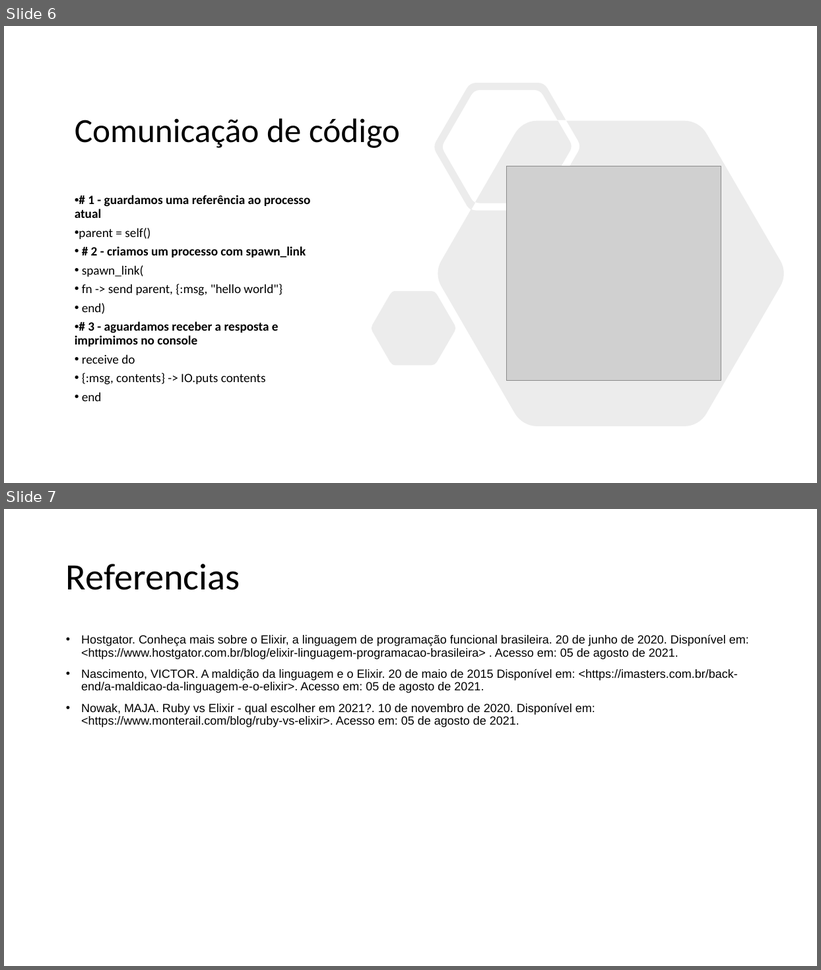
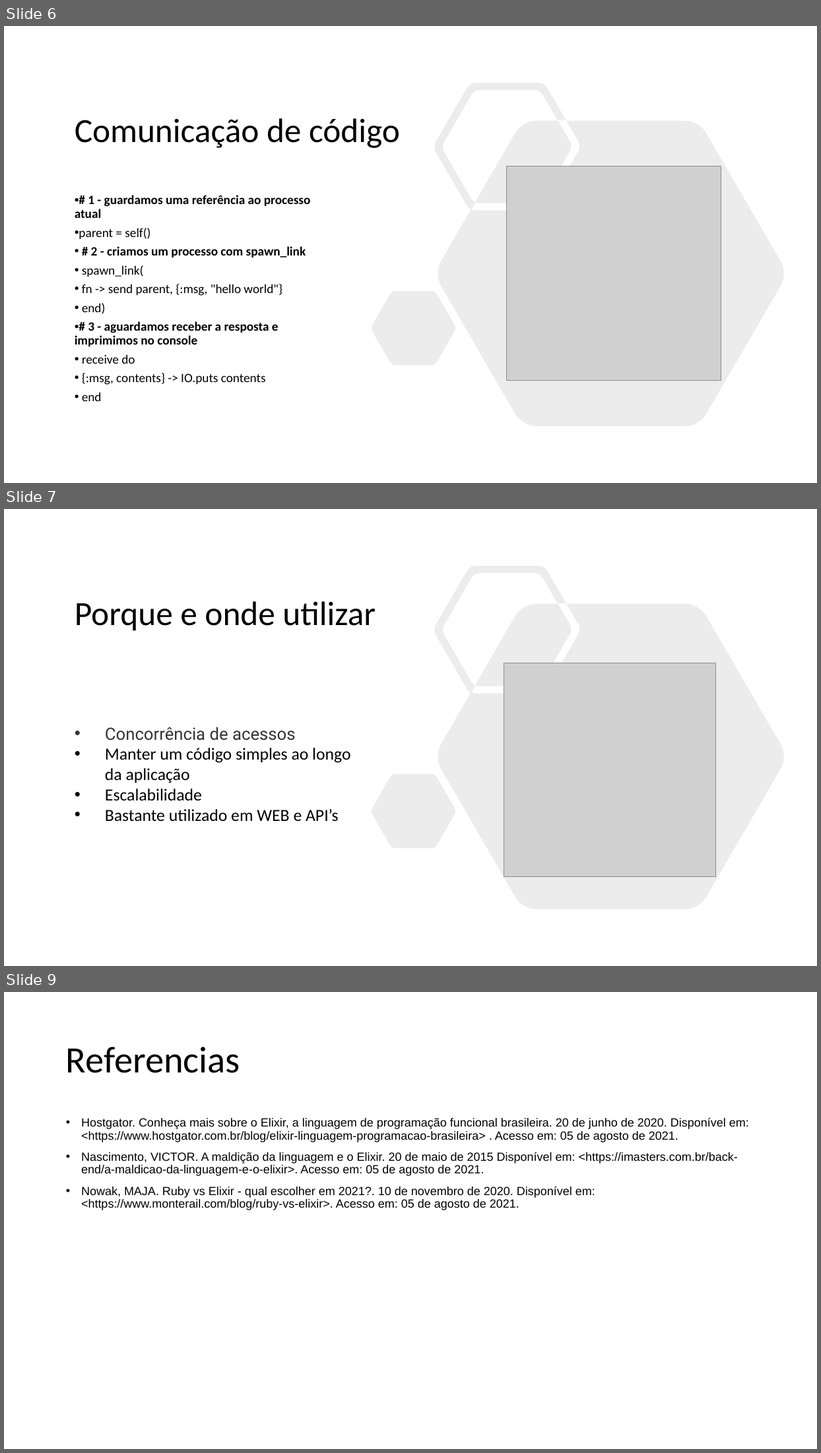
Before and after one commit to CadmielMatioli/faculdade-elixir, a slide deck: Elixir(elicser).pptx. Shown one above the other, each under a label of ours: slides 6 and 7 before the commit, slides 6, 7 and 9 after it; the slides between them are not shown. The pictures are 821x970 and 821x1453 pixels, drawn with LibreOffice and Linux fonts; fonts in the diff are those of the drawing; grey boxes stand for pictures. Boxes give left, top, right and bottom in pixels: in the first picture for what was removed or moved away, otherwise in the second. Text is boxed around its words. In the diff, an @@ line names an element or a change of style, - is before the commit and + after.

```diff
--- a/Elixir(elicser).pptx
+++ b/Elixir(elicser).pptx
@@ slide 7 added at (x1=4, y1=509, x2=817, y2=966), background #FFFFFF @@
@@ freeform shape added at (x1=372, y1=566, x2=784, y2=910), fill #808080 at 15% opacity @@
@@ title added at (x1=75, y1=601, x2=376, y2=631), 40 pt, text #000000 @@
+Porque e onde utilizar
@@ picture added at (x1=504, y1=663, x2=715, y2=877) @@
@@ text added at (x1=105, y1=727, x2=350, y2=822), 20 pt, text #000000 @@
+• Concorrência de acessos
+• Manter um código simples ao longo da aplicação
+• Escalabilidade
+• Bastante utilizado em WEB e API’s
@@ what was slide 7 is now slide 9 @@
```
Also in this commit, not shown: 1 slide changed, 1 other slide added.
